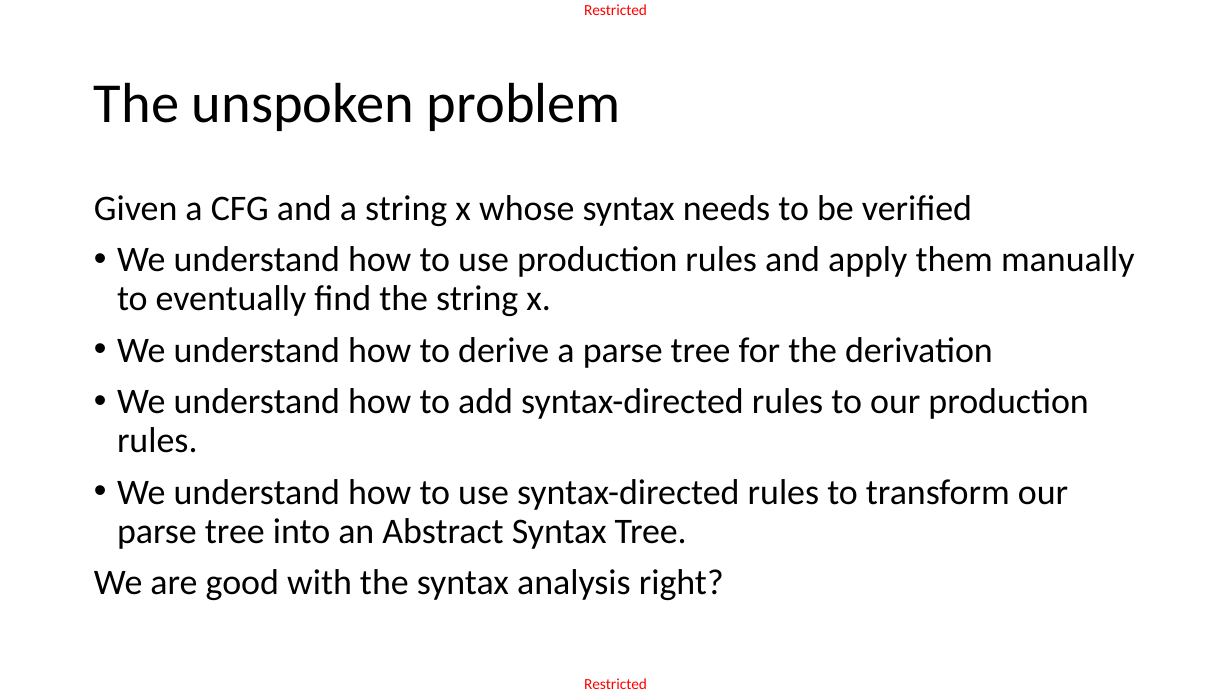
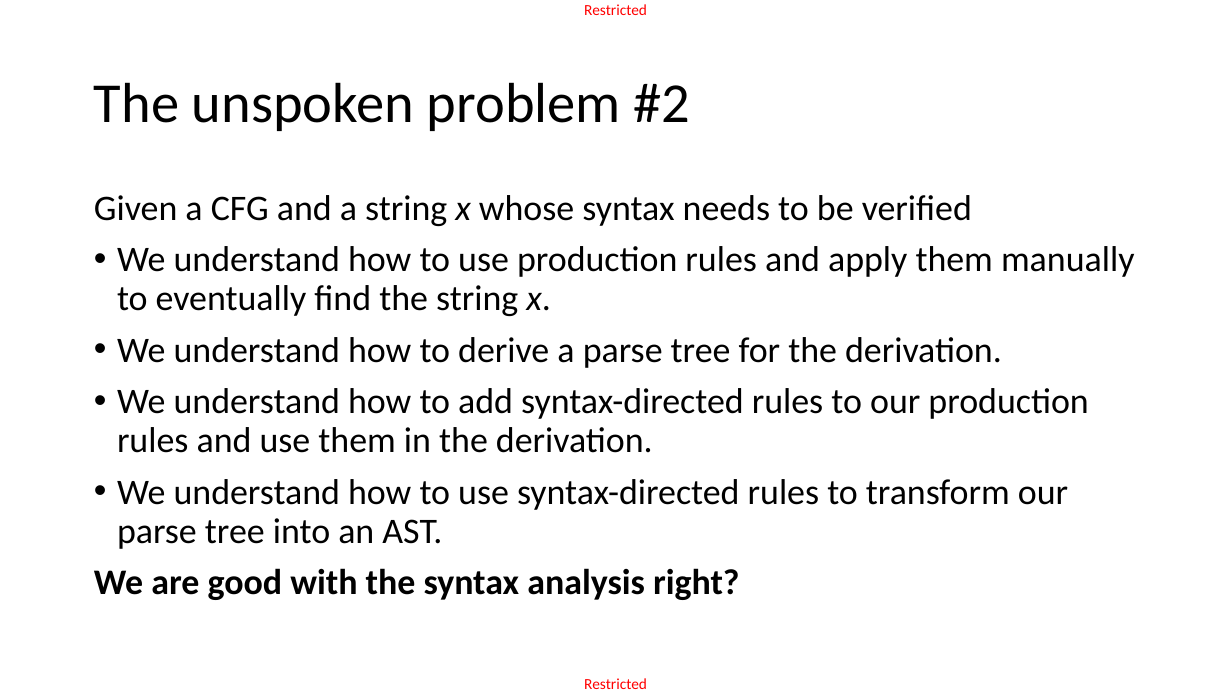
Before and after one commit to matthieudemari/SUTD_PLC_50_051, a slide deck: slide 70 of W10/W10S3/W10S3.pptx (slide 25 before the commit). Drawn at 1232x693 pixels with LibreOffice and Linux fonts; fonts in the diff are those of the drawing. Boxes give left, top, right and bottom in pixels: in the first picture for what was removed or moved away, otherwise in the second. Text is boxed around its words. In the diff, an @@ line names an element or a change of style, - is before the commit and + after.

```diff
--- a/W10/W10S3/W10S3.pptx
+++ b/W10/W10S3/W10S3.pptx
@@ title at (x1=94, y1=82, x2=691, y2=131): text changed @@
-The unspoken problem
+The unspoken problem #2
@@ text at (x1=94, y1=195, x2=1134, y2=600): italic on in "x", "x."; bold on in "We are good with the syntax analysis ..." @@
@@ text at (x1=117, y1=337, x2=1088, y2=549): text changed @@
-• We understand how to derive a parse tree for the derivation
-• We understand how to add syntax-directed rules to our production rules.
-• We understand how to use syntax-directed rules to transform our parse tree into an Abstract Syntax Tree.
+• We understand how to derive a parse tree for the derivation.
+• We understand how to add syntax-directed rules to our production rules and use them in the derivation.
+• We understand how to use syntax-directed rules to transform our parse tree into an AST.
```
Also in this commit, not shown: 4 other slides changed, 67 slides added, 6 slides removed, 3 other files.
